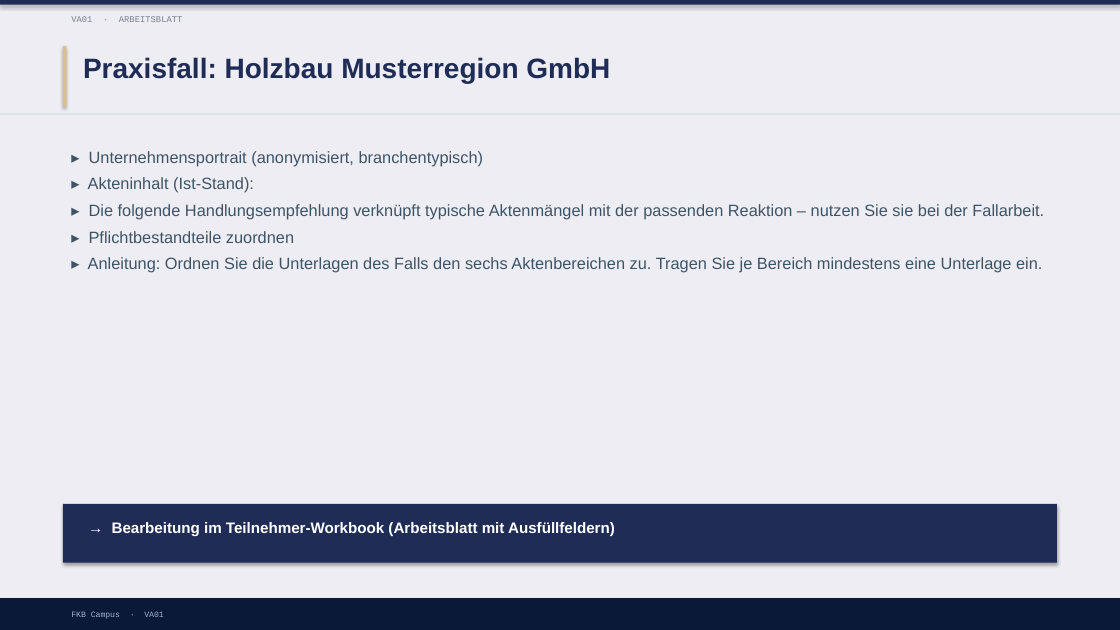
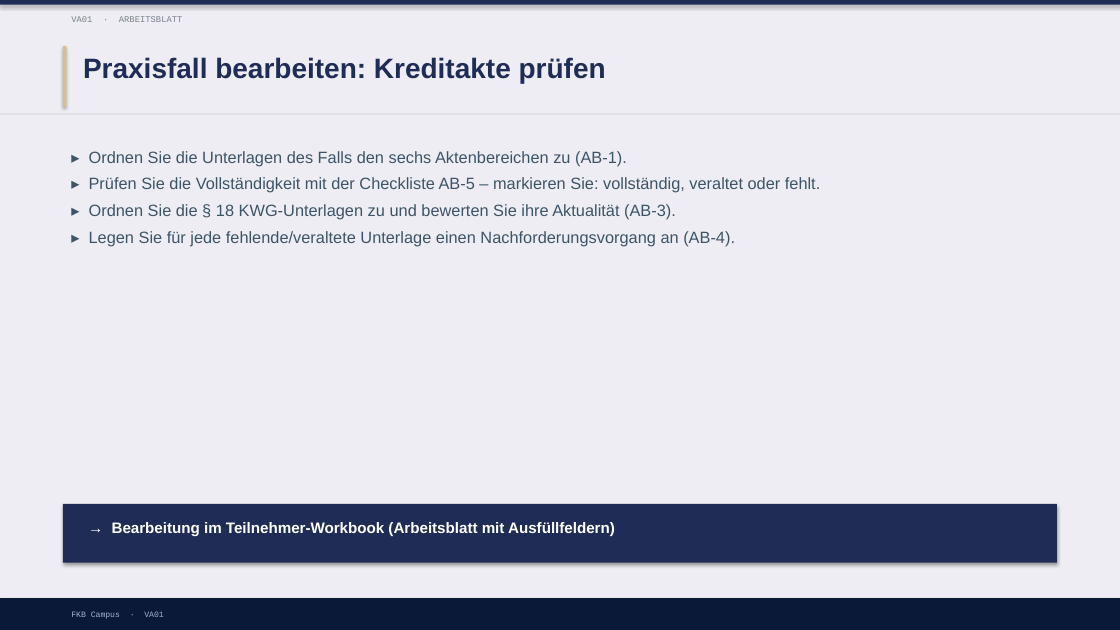
Before and after one commit to ck5rqc47pr-byte/firmenkundenakademie-online, a slide deck: slide 14 of protected-downloads/praesentation/VA01.pptx (slide 7 before the commit). Drawn at 1120x630 pixels with LibreOffice and Linux fonts; fonts in the diff are those of the drawing. Boxes give left, top, right and bottom in pixels: in the first picture for what was removed or moved away, otherwise in the second. Text is boxed around its words. In the diff, an @@ line names an element or a change of style, - is before the commit and + after.

```diff
--- a/protected-downloads/praesentation/VA01.pptx
+++ b/protected-downloads/praesentation/VA01.pptx
@@ text at [83,57,606,83]: text changed @@
-Praxisfall: Holzbau Musterregion GmbH
+Praxisfall bearbeiten: Kreditakte prüfen
@@ text at [89,151,820,246]: text changed @@
-▸ Unternehmensportrait (anonymisiert, branchentypisch)
-▸ Akteninhalt (Ist-Stand):
-▸ Die folgende Handlungsempfehlung verknüpft typische Aktenmängel mit der passenden Reaktion – nutzen Sie sie bei der Fallarbeit.
-▸ Pflichtbestandteile zuordnen
-▸ Anleitung: Ordnen Sie die Unterlagen des Falls den sechs Aktenbereichen zu. Tragen Sie je Bereich mindestens eine Unterlage ein.
+▸ Ordnen Sie die Unterlagen des Falls den sechs Aktenbereichen zu (AB-1).
+▸ Prüfen Sie die Vollständigkeit mit der Checkliste AB-5 – markieren Sie: vollständig, veraltet oder fehlt.
+▸ Ordnen Sie die § 18 KWG-Unterlagen zu und bewerten Sie ihre Aktualität (AB-3).
+▸ Legen Sie für jede fehlende/veraltete Unterlage einen Nachforderungsvorgang an (AB-4).
```
Also in this commit, not shown: 3 other slides changed, 8 slides added, 5 other files.
